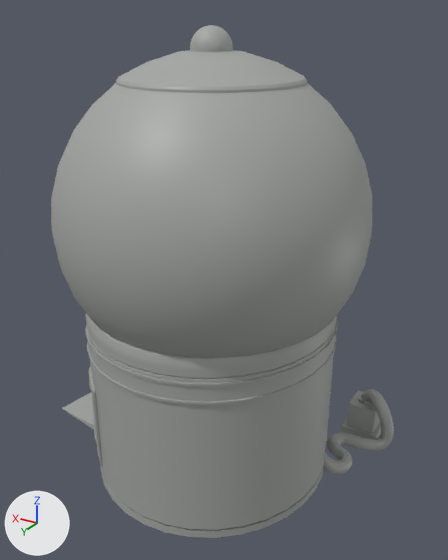
A saved change to the FBX model SakuraProject/Assets/models/gashapon_st.fbx.
Rendered twice from a 50 mm camera at (-4.28, 6.89, 6.54) aimed at (-0.03, -0.2, 3.0). The axes (+X, +Y, +Z) are drawn at lower left. The lights are the same throughout. Where no turn or scale is listed for an object, it has been applied to the vertices.

Objects in the first picture: 'gashapon_st'.
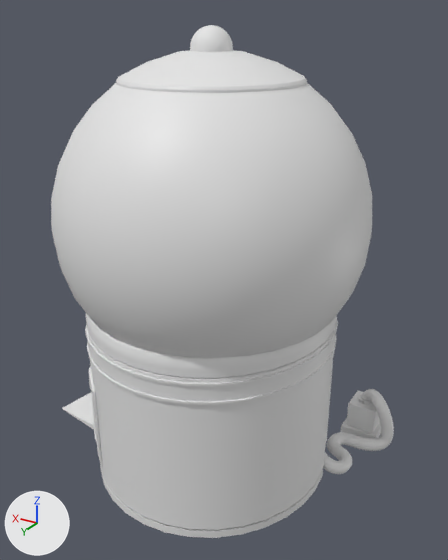
Scene script edits in JSON lines:
```json
{"block": "me_cube_004", "where": "# used by ob_gashapon_st; location = (0.0, 0.0, 0.0)"}
{"op": "remove", "block": "me_cube_004", "code": "me_cube_004.from_pydata(...)  # 2656 vertices, 2537 faces; spans x -2.37..3.05, y -2.22..2.08, z -0.04..6.41"}
{"op": "add", "block": "me_cube_004", "code": "me_cube_004.from_pydata(...)  # 4828 vertices, 4697 faces; spans x -2.37..3.05, y -2.22..2.08, z -0.04..6.41"}
{"block": "me_cube_004", "change": "me_cube_004 part 1: 2172 vertices added at x -2.37..-1.19, y -2.01..-0.48, z -0.04..0.87"}
{"block": "me_cube_004", "change": "me_cube_004 part 2: 1817 faces spanning x -2.1..3.05, y -2.22..2.08, z 0.0..6.41 switch from mat_material_001 (grey #a4a8a4) to no material"}
```

Location of each change, [x1, y1, x2, y2] in pixels of the pictures (448 x 560 px):
```json
{"part": 1, "of": "me_cube_004", "change": "added", "after": [323, 389, 394, 474]}
{"part": 2, "of": "me_cube_004", "change": "recoloured", "before": [51, 25, 381, 538], "after": [51, 25, 381, 538]}
```
